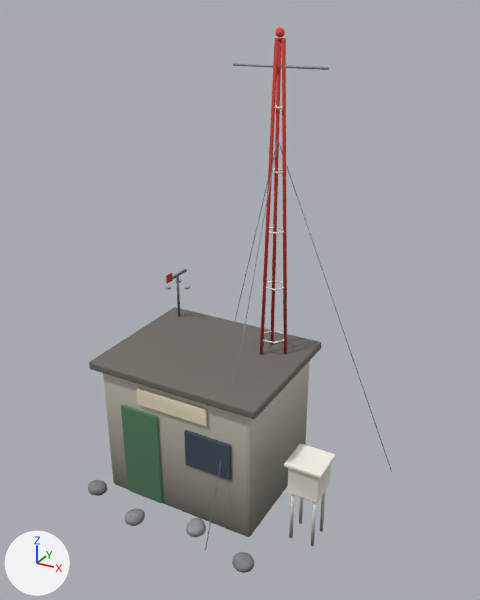
What one commit did to the glTF model assets/models/met_station.glb.
Before and after are seen from a 50 mm lens placed at (5.64, -9.07, 8.41), pointed at (0.69, -0.08, 3.92). The axes (+X, +Y, +Z) are drawn at lower left. The lights are the same throughout. The picture after the commit comes second. Vertices at exactly the same position are counted once.

Names of what the first picture shows: 'MetStation'.
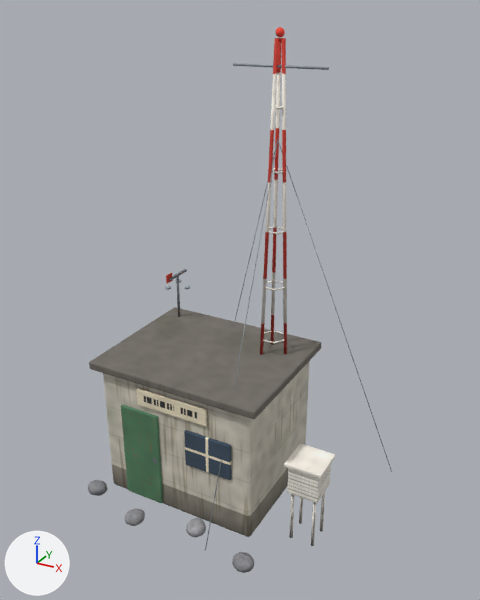
Boxes [x1, y1, x2, y2] around the edits, measured in the pictures (480 x 600 px):
part 1 of me_metstation, reshaped
    both: [289, 492, 325, 546]
part 2 of me_metstation, recoloured
    both: [107, 69, 325, 532]

The change, as a list of edits to the scene's bpy script:
```text
Add img_met_station_albedo:
    img_met_station_albedo = load_image('met_station_albedo', '_unpacked/met_station_albedo', 1024, 1024, 'sRGB')
Add mat_met_station_mat:
    mat_met_station_mat = principled_material('met_station_mat')
    mat_met_station_mat.texture = img_met_station_albedo
    mat_met_station_mat.roughness = 0.9
Change me_metstation:
    used by ob_metstation; location = (0.0, 0.0, 0.0)
    remove me_metstation.from_pydata(...)  # 2616 vertices, 5092 faces; spans x -1.95..3.11, y -1.98..1.85, z -0.02..8.15
    add me_metstation.from_pydata(...)  # 2584 vertices, 5028 faces; spans x -1.95..3.11, y -1.98..1.85, z -0.02..8.15
    me_metstation part 1
    60 vertices are removed from x 2.07..2.53, y -0.83..-0.37, z 0.0..1.0
    172 faces are deleted
    28 vertices are added at x 2.08..2.52, y -0.82..-0.38, z 0.0..1.0
    108 new faces join them
    me_metstation part 2: 4920 faces spanning x -1.95..3.11, y -1.98..1.85, z -0.02..8.15 switch from mat_vc to mat_met_station_mat (picture img_met_station_albedo)
```
